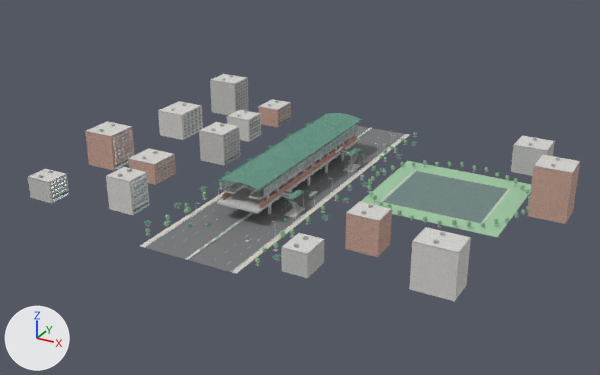
An edit to the glTF model assets/agargaon-station.gltf, drawn before and after from the same camera.
One viewpoint serves both versions: a 50 mm lens placed at (286.0, -513.0, 253.0), pointed at (11.0, -12.0, 3.0). The lights are fixed; the arrows at lower left show +X, +Y and +Z. The older version comes first. Vertices at exactly the same position are counted once.

In view in the first picture: 'Agargaon photoreferenced urban station – batched'.
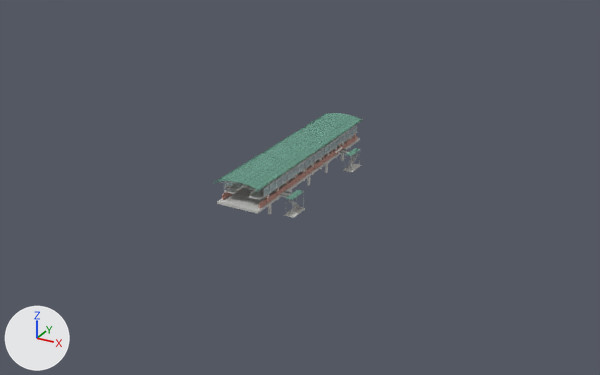
Patch to the scene script:
```diff
--- a/assets/agargaon-station.gltf.py
+++ b/assets/agargaon-station.gltf.py
@@ me_single_batched_mrt6_agargaon_urban_scene @@
 # used by ob_agargaon_photoreferenced_urban_station___batched; location = (0.0, 0.0, 0.0)
-me_single_batched_mrt6_agargaon_urban_scene.from_pydata(...)  # 24960 vertices, 37440 faces; spans x -163.0..198.0, y -141.0..141.0, z 0.0..40.0
+me_single_batched_mrt6_agargaon_urban_scene.from_pydata(...)  # 10336 vertices, 15504 faces; spans x -30.0..30.0, y -84.0..84.0, z 0.0..30.0
+# me_single_batched_mrt6_agargaon_urban_scene part 1: 1828 loose pieces with 14624 vertices, spanning x -163.0..198.0, y -141.0..141.0, z 0.0..40.0, are deleted
 me_single_batched_mrt6_agargaon_urban_scene.materials.append(mat_concrete)
@@ me_single_batched_mrt6_agargaon_urban_scene @@
 me_single_batched_mrt6_agargaon_urban_scene.materials.append(mat_glass)
-me_single_batched_mrt6_agargaon_urban_scene.materials.append(mat_glassdark)
-me_single_batched_mrt6_agargaon_urban_scene.materials.append(mat_windowlight)
 me_single_batched_mrt6_agargaon_urban_scene.materials.append(mat_platform)
@@ me_single_batched_mrt6_agargaon_urban_scene @@
 me_single_batched_mrt6_agargaon_urban_scene.materials.append(mat_white)
-me_single_batched_mrt6_agargaon_urban_scene.materials.append(mat_asphalt)
-me_single_batched_mrt6_agargaon_urban_scene.materials.append(mat_asphaltlight)
-me_single_batched_mrt6_agargaon_urban_scene.materials.append(mat_marking)  # white #f4f3eb
-me_single_batched_mrt6_agargaon_urban_scene.materials.append(mat_plant)  # green #82b88e
-me_single_batched_mrt6_agargaon_urban_scene.materials.append(mat_plantlight)  # green #a2cba6
-me_single_batched_mrt6_agargaon_urban_scene.materials.append(mat_trunk)  # beige #b1a08c
-me_single_batched_mrt6_agargaon_urban_scene.materials.append(mat_carwhite)  # white #e5e9e9
-me_single_batched_mrt6_agargaon_urban_scene.materials.append(mat_cargreen)  # cyan #65c3af
-me_single_batched_mrt6_agargaon_urban_scene.materials.append(mat_carred)  # pink #dc9491
-me_single_batched_mrt6_agargaon_urban_scene.materials.append(mat_bus)  # cyan #74b4ac
-me_single_batched_mrt6_agargaon_urban_scene.materials.append(mat_busstrip)  # white #edeae5
-me_single_batched_mrt6_agargaon_urban_scene.materials.append(mat_rickshaw)  # green #66c0a5
-me_single_batched_mrt6_agargaon_urban_scene.materials.append(mat_wheel)  # grey #6c7072
-me_single_batched_mrt6_agargaon_urban_scene.materials.append(mat_lamp)  # pale yellow #f8f0db
 me_single_batched_mrt6_agargaon_urban_scene.materials.append(mat_sign)
```

Location of each change, [x1, y1, x2, y2] in pixels of the pictures (600 x 375 px):
'Agargaon photoreferenced urban station – batched', reshaped (73% narrower, 54% shorter): before [28, 74, 581, 301]; after [213, 113, 363, 218]
part 1 of me_single_batched_mrt6_agargaon_urban_scene, deleted: before [28, 74, 581, 301]
